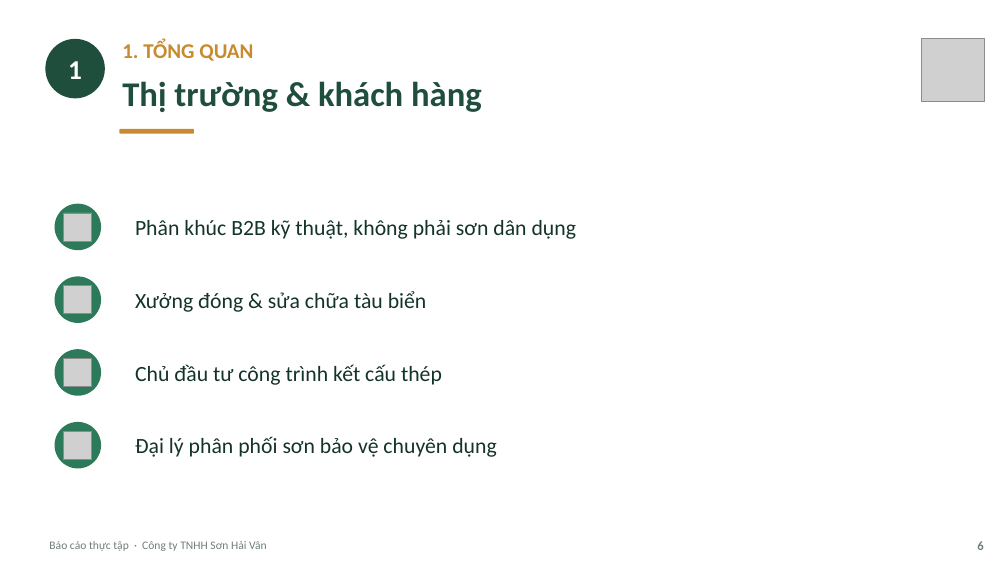
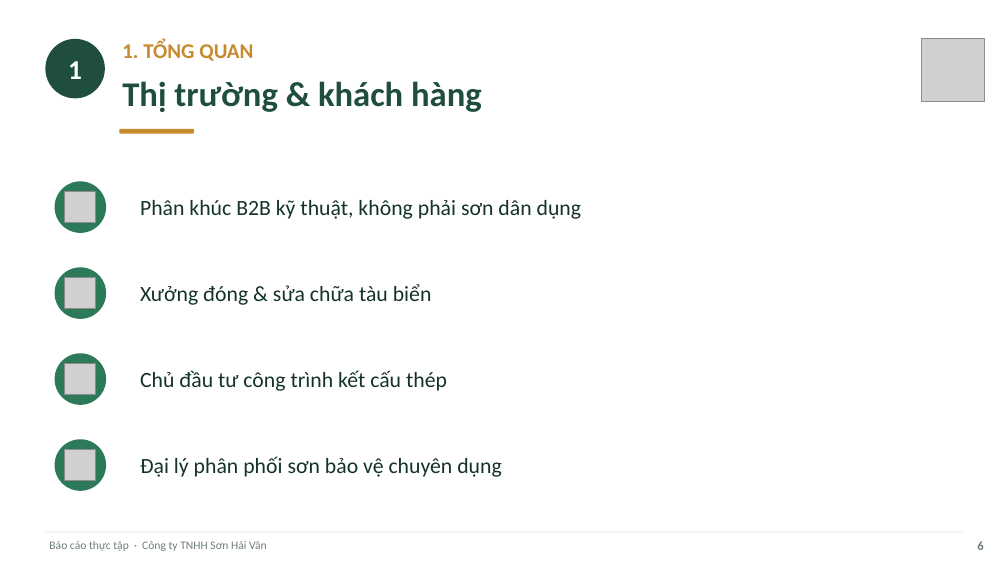
Before and after one commit to tranconcoder/pubic-resources, a slide deck: slide 6 of SuHeo/Báo cáo thực tập - Sơn Hải Vân.pptx. Drawn at 1008x567 pixels with LibreOffice and Linux fonts; fonts in the diff are those of the drawing; grey boxes stand for pictures. Boxes give left, top, right and bottom in pixels: in the first picture for what was removed or moved away, otherwise in the second. Text is boxed around its words. In the diff, an @@ line names an element or a change of style, - is before the commit and + after.

```diff
--- a/SuHeo/Báo cáo thực tập - Sơn Hải Vân.pptx
+++ b/SuHeo/Báo cáo thực tập - Sơn Hải Vân.pptx
@@ text "Phân khúc B2B kỹ thuật, ..." moved from (x1=135, y1=220, x2=576, y2=239) to (x1=140, y1=200, x2=581, y2=219) @@
@@ ellipse resized from (x1=54, y1=203, x2=101, y2=250) to (x1=54, y1=181, x2=106, y2=233) @@
@@ picture resized from (x1=64, y1=213, x2=91, y2=241) to (x1=65, y1=191, x2=96, y2=222) @@
@@ ellipse resized from (x1=54, y1=277, x2=101, y2=324) to (x1=54, y1=268, x2=106, y2=319) @@
@@ text "Xưởng đóng & sửa chữa ..." moved from (x1=135, y1=291, x2=427, y2=312) to (x1=140, y1=284, x2=432, y2=305) @@
@@ picture resized from (x1=64, y1=286, x2=91, y2=314) to (x1=65, y1=278, x2=96, y2=309) @@
@@ ellipse resized from (x1=54, y1=349, x2=101, y2=396) to (x1=54, y1=353, x2=106, y2=405) @@
@@ text "Chủ đầu tư công trình ..." moved from (x1=135, y1=364, x2=442, y2=385) to (x1=140, y1=370, x2=447, y2=391) @@
@@ picture resized from (x1=64, y1=358, x2=91, y2=386) to (x1=65, y1=364, x2=96, y2=395) @@
@@ ellipse resized from (x1=54, y1=422, x2=101, y2=469) to (x1=54, y1=439, x2=106, y2=491) @@
@@ text "Đại lý phân phối sơn ..." moved from (x1=135, y1=436, x2=496, y2=457) to (x1=140, y1=456, x2=501, y2=477) @@
@@ picture resized from (x1=64, y1=431, x2=91, y2=459) to (x1=65, y1=450, x2=96, y2=481) @@
```
Also in this commit, not shown: 32 other slides changed, 1 other file.
